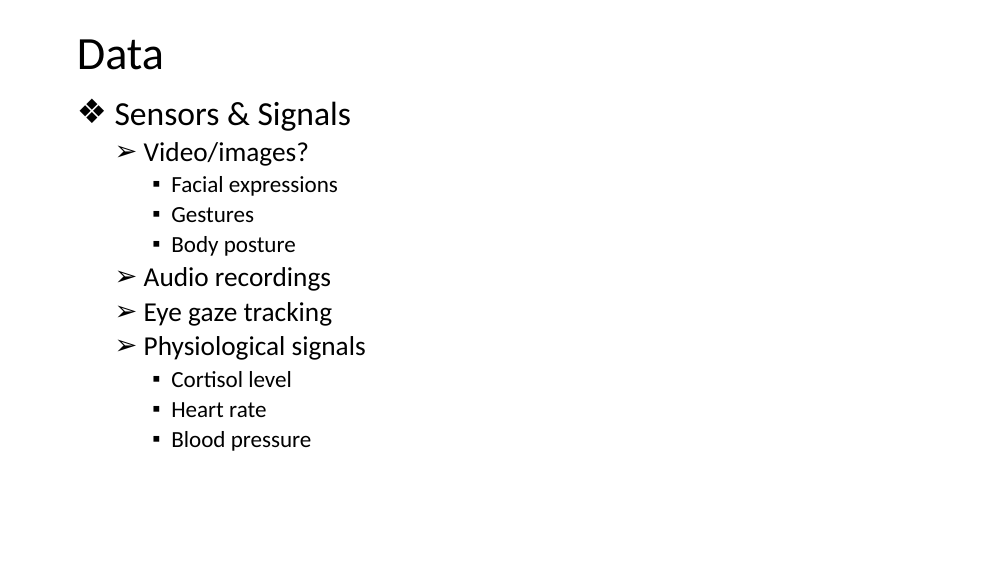
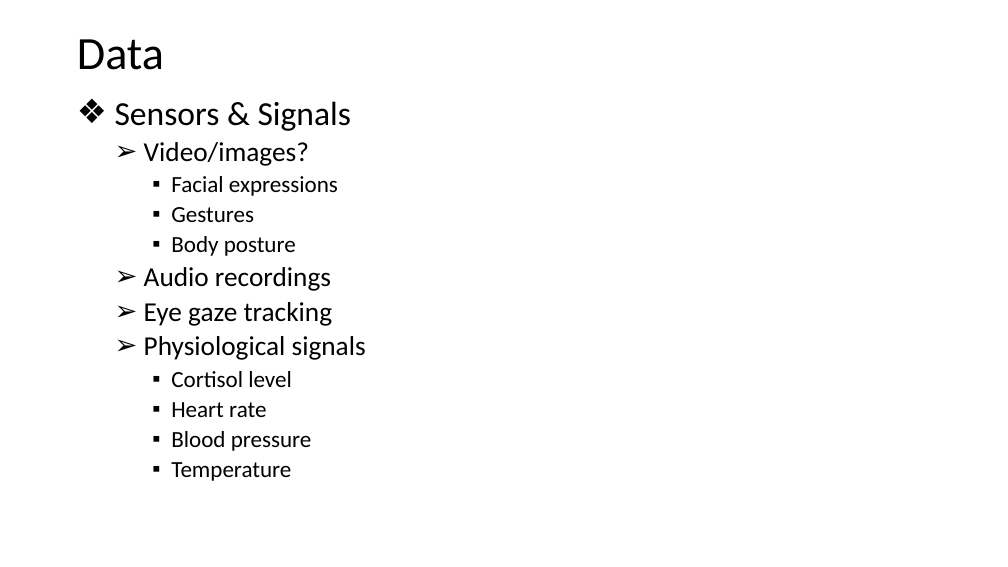
Before and after one commit to poojaprajod/stress-mindbot, a slide deck: slide 7 of Kick-off.pptx. Drawn at 1008x567 pixels with LibreOffice and Linux fonts; fonts in the diff are those of the drawing. Boxes give left, top, right and bottom in pixels: in the first picture for what was removed or moved away, otherwise in the second. Text is boxed around its words. In the diff, an @@ line names an element or a change of style, - is before the commit and + after.

Commit message:
blah

```diff
--- a/Kick-off.pptx
+++ b/Kick-off.pptx
@@ text at [171,462,291,481]: paragraph added @@
+    ▪ Temperature
```
